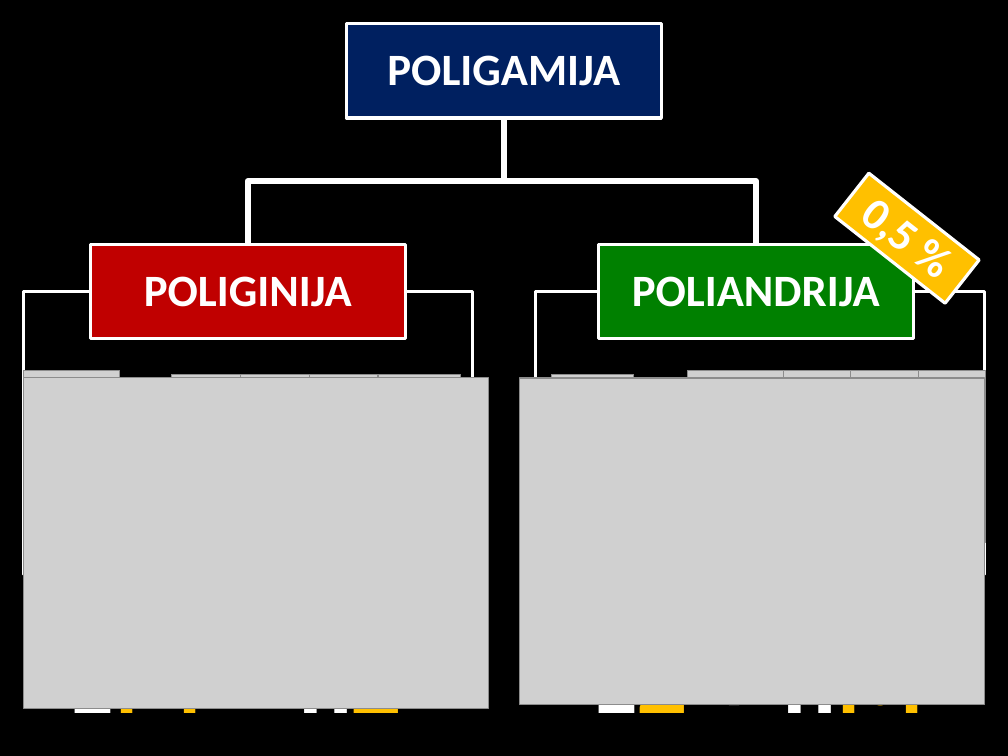
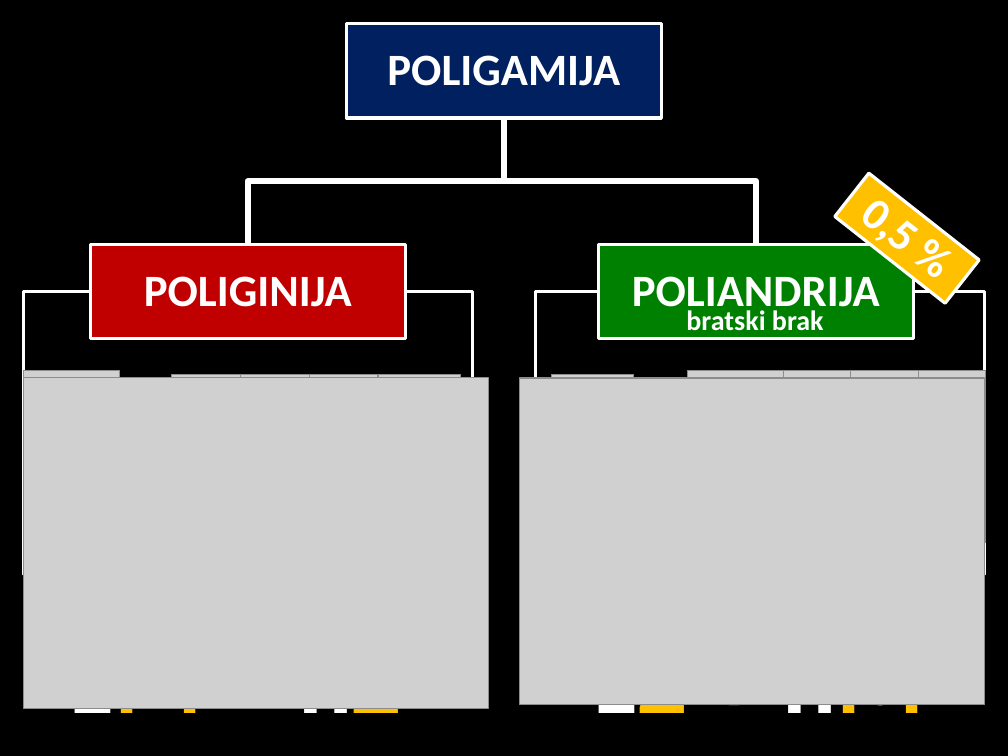
Before and after one commit to srednja-skola/sociologija, a slide deck: slide 13 of data/pptx/007_Obitelj_brak_i_srodstvo.pptx (slide 14 before the commit). Drawn at 1008x756 pixels with LibreOffice and Linux fonts; fonts in the diff are those of the drawing; grey boxes stand for pictures. Boxes give left, top, right and bottom in pixels: in the first picture for what was removed or moved away, otherwise in the second. Text is boxed around its words. In the diff, an @@ line names an element or a change of style, - is before the commit and + after.

```diff
--- a/data/pptx/007_Obitelj_brak_i_srodstvo.pptx
+++ b/data/pptx/007_Obitelj_brak_i_srodstvo.pptx
@@ text added at box(686, 310, 824, 331), 20 pt, text #FFFFFF, bold @@
+bratski brak
```
Also in this commit, not shown: 10 other slides changed, 1 slide added.
